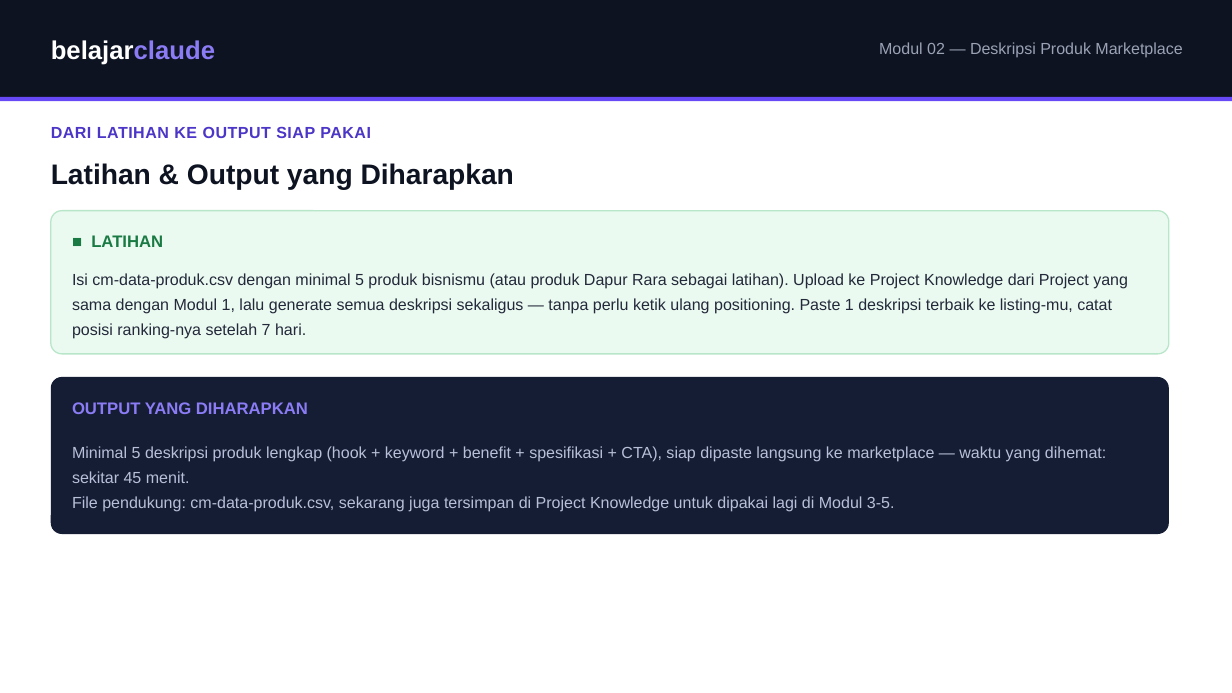
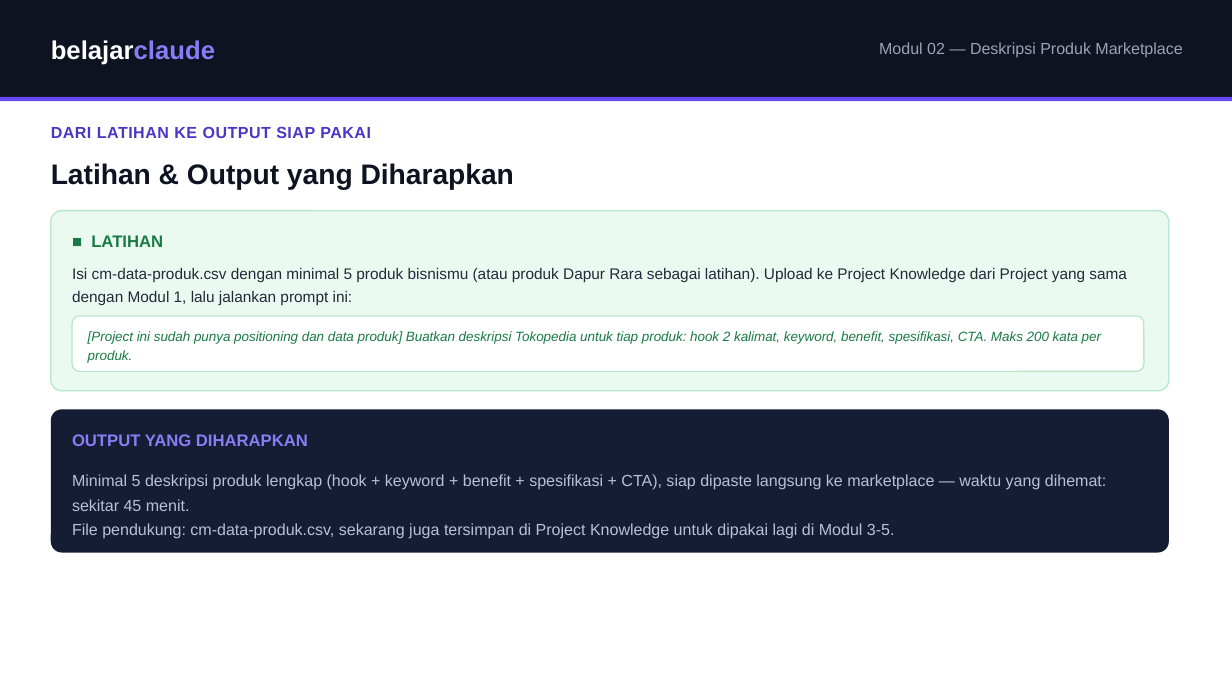
Before and after one commit to juliautomo/belajar-claude, a slide deck: slide 5 of Content-Marketing/M02-Deskripsi-Produk/K3-M02-Deskripsi-Produk.pptx. Drawn at 1232x693 pixels with LibreOffice and Linux fonts; fonts in the diff are those of the drawing. Boxes give left, top, right and bottom in pixels: in the first picture for what was removed or moved away, otherwise in the second. Text is boxed around its words. In the diff, an @@ line names an element or a change of style, - is before the commit and + after.

Commit message:
Add copy-paste prompt-box to Latihan sections in M02-M05 (M01 intentionally excluded - prompt already lives in cm-template-kompetitor.txt); update M02 PPTX + outline xlsx to match

```diff
--- a/Content-Marketing/M02-Deskripsi-Produk/K3-M02-Deskripsi-Produk.pptx
+++ b/Content-Marketing/M02-Deskripsi-Produk/K3-M02-Deskripsi-Produk.pptx
@@ rounded rectangle: place and size @@
-rounded rectangle at (51,211,1169,354)
+rounded rectangle at (51,211,1169,391)
@@ rounded rectangle at (51,211,1169,391): proportions changed @@
@@ text at (72,268,1127,305): text changed; size 12.5 to 12 pt @@
-Isi cm-data-produk.csv dengan minimal 5 produk bisnismu (atau produk Dapur Rara sebagai latihan). Upload ke Project Knowledge dari Project yang sama dengan Modul 1, lalu generate semua deskripsi sekaligus — tanpa perlu ketik ulang positioning. Paste 1 deskripsi terbaik ke listing-mu, catat posisi ranking-nya setelah 7 hari.
+Isi cm-data-produk.csv dengan minimal 5 produk bisnismu (atau produk Dapur Rara sebagai latihan). Upload ke Project Knowledge dari Project yang sama dengan Modul 1, lalu jalankan prompt ini:
@@ rounded rectangle added at (72,316,1144,372), fill #FFFFFF, outline #B8E6C9 1 pt @@
@@ text added at (88,331,1101,363), 10.5 pt, text #1A7A44, italic @@
+[Project ini sudah punya positioning dan data produk] Buatkan deskripsi Tokopedia untuk tiap produk: hook 2 kalimat, keyword, benefit, spesifikasi, CTA. Maks 200 kata per produk.
@@ rounded rectangle at (51,409,1169,553): proportions changed @@
@@ rounded rectangle: place and size @@
-rounded rectangle at (51,377,1169,534)
+rounded rectangle at (51,409,1169,553)
@@ text "OUTPUT YANG DIHARAPKAN": place and size @@
-text "OUTPUT YANG DIHARAPKAN" at (72,402,308,414)
+text "OUTPUT YANG DIHARAPKAN" at (72,434,308,446)
@@ text "Minimal 5 deskripsi produk lengkap ...": place and size @@
-text "Minimal 5 deskripsi produk lengkap ..." at (72,446,1106,512)
+text "Minimal 5 deskripsi produk lengkap ..." at (72,474,1106,539)
```
Also in this commit, not shown: 2 other files.
